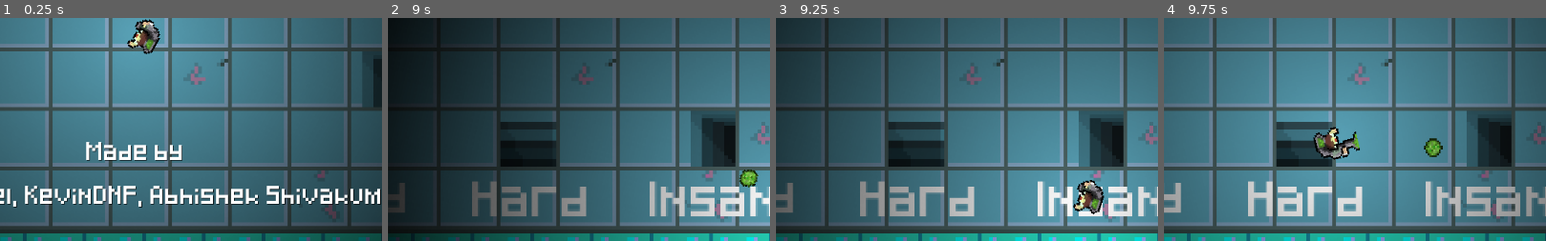
Above: before the commit, frames 1-4 (left to right).
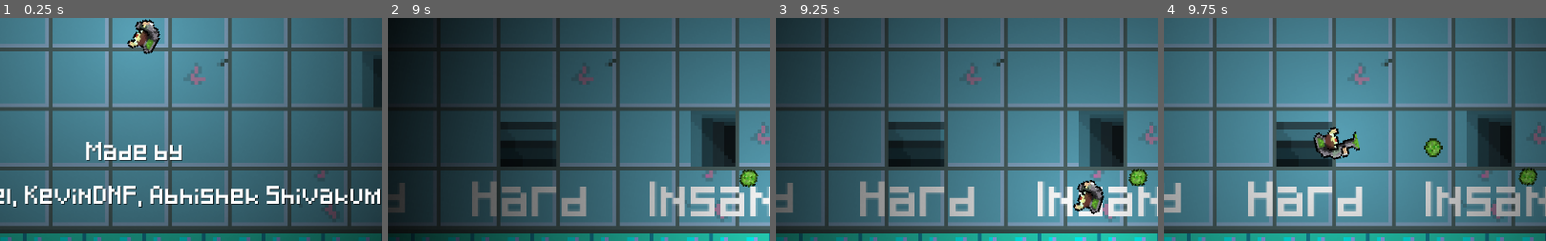
Above: after the commit, the same moments.

Repository: godofecht/Decomposition-Godofecht
Game: Godot game, scene res://MainScreen/MainScreen.tscn
The game is run twice, just before and just after one commit, with the same random seed, the same clock (stepped at 60 frames per second) and the same inputs.
Inputs (mouse positions are % of the whole screen's width and height, from its top left):
- Up to frame 1 (0.25 s): no input
- Up to frame 2 (9 s): tap Enter at 0.5 s; move the mouse to (72, 45) at 0.52 s; hold Right 0.53-1.28 s; right-click (72, 45) at 0.6 s; tap Space at 0.77, 1.52, 2, 3.02, 3.77, 4.52, 6.02, 6.77, 7.52 s; move the mouse to (30, 55) at 1.27 s; hold Down 1.28-2.03 s; tap S (KEY_DOWN) at 1.35 s; right-click (30, 55) at 1.55 s; move the mouse to (60, 28) at 2.02 s; hold Right 2.03-2.78 s; hold A (KEY_LEFT) 2.03-2.78 s; right-click (60, 28) at 2.3 s; move the mouse to (45, 70) at 2.77 s; hold Up 2.78-3.53 s; tap D (KEY_RIGHT) at 2.85 s; right-click (45, 70) at 3.05 s; move the mouse to (80, 65) at 3.52 s; hold W (KEY_UP) 3.53-4.28 s; hold Left 3.53-5.03 s; right-click (80, 65) at 3.8 s; move the mouse to (20, 35) at 4.27 s; click (20, 35) at 4.35 s; right-click (20, 35) at 4.55 s; move the mouse to (55, 50) at 5.02 s; hold Down 5.03-5.78 s; right-click (55, 50) at 5.1 s; move the mouse to (35, 25) at 5.77 s; hold Right 5.78-6.53 s; right-click (35, 25) at 5.85 s; move the mouse to (72, 45) at 6.52 s; hold Up 6.53-7.28 s; hold S (KEY_DOWN) 6.53-7.28 s; right-click (72, 45) at 6.8 s; move the mouse to (30, 55) at 7.27 s; hold Right 7.28-8.03 s; tap A (KEY_LEFT) at 7.35 s; right-click (30, 55) at 7.55 s; move the mouse to (60, 28) at 8.02 s; hold Down 8.03-8.78 s; hold D (KEY_RIGHT) 8.03-8.78 s; right-click (60, 28) at 8.3 s; move the mouse to (45, 70) at 8.77 s; hold Left from 8.78 s (still down); tap W (KEY_UP) at 8.85 s
- Up to frame 3 (9.25 s): keep holding Left; tap Space at 9.02 s; right-click (45, 70) at 9.05 s
- Up to frame 4 (9.75 s): move the mouse to (80, 65) at 9.52 s; release Left at 9.53 s; hold Up from 9.53 s (still down); click (80, 65) at 9.6 s
The pictures show only the part of the screen within x 32-82%, y 46-96%; the shares and areas given below are measured in that part.

Frames 1-2 are identical in both runs. In frame 3, 0.3% of the frame differs, in the area x 92-98%, y 67-76%; in frame 4, 0.3%.

Commit message:
changed absorber

Diff:
--- a/MainScreen/MainScreen.tscn
+++ b/MainScreen/MainScreen.tscn
@@ -525,6 +525,7 @@
 font_data = ExtResource( 6 )
 
 [node name="MainScreen" type="Node2D"]
+pause_mode = 2
 script = ExtResource( 7 )
 
 [node name="Map" type="Node2D" parent="."]
@@ -598,6 +599,7 @@
 }
 
 [node name="YSort - Entities" type="YSort" parent="."]
+pause_mode = 1
 
 [node name="Camera2D" type="Camera2D" parent="YSort - Entities"]
 position = Vector2( 206.079, 120.849 )
--- a/MenuItems/Transition/Transition.gd
+++ b/MenuItems/Transition/Transition.gd
@@ -9,6 +9,7 @@
 	t.interpolate_property(colorRect, "modulate:a", 0,1, fadeTime, Tween.TRANS_CUBIC, Tween.EASE_IN_OUT)
 	t.start()
 
+
 func fadeOut():
 	if (colorRect == null): return
 	t.interpolate_property(colorRect, "modulate:a",  1,0, fadeTime, Tween.TRANS_CUBIC, Tween.EASE_IN_OUT)
--- a/Player/Player.gd
+++ b/Player/Player.gd
@@ -167,11 +167,14 @@
 		OnSuctionStartSFX.play()
 		AnimationState.travel("Suction")
 		SuctionEmitter1.emitting = true
-		SuctionEmitter1.visible = true
+		SuctionEmitter1.modulate.a = 1
+		SuctionEmitter1.speed_scale = 1
 		SuctionEmitter2.emitting = true
-		SuctionEmitter2.visible = true
+		SuctionEmitter2.modulate.a = 1
+		SuctionEmitter2.speed_scale = 1
 		SuctionEmitter3.emitting = true
-		SuctionEmitter3.visible = true
+		SuctionEmitter3.modulate.a = 1
+		SuctionEmitter3.speed_scale = 1
 	AbsorbCollision.disabled = false
 
 func stopAbsorbing():
@@ -181,11 +184,14 @@
 	OnSuctionFinishSFX.play()
 	AbsorbCollision.disabled = true
 	SuctionEmitter1.emitting = false
-	SuctionEmitter1.visible = false
+	SuctionEmitter1.speed_scale = 10000
+	SuctionEmitter1.modulate.a = 0
 	SuctionEmitter2.emitting = false
-	SuctionEmitter2.visible = false
+	SuctionEmitter2.modulate.a = 0
+	SuctionEmitter2.speed_scale = 10000
 	SuctionEmitter3.emitting = false
-	SuctionEmitter3.visible = false
+	SuctionEmitter3.modulate.a = 0
+	SuctionEmitter3.speed_scale = 10000
 
 func move():
 	velocity = move_and_slide(velocity)
--- a/Player/Player.tscn
+++ b/Player/Player.tscn
@@ -110,9 +110,10 @@
 radius = 9.03929
 
 [sub_resource type="ConvexPolygonShape2D" id=14]
-points = PoolVector2Array( -10, 0, 10, 0, 0, -20 )
+points = PoolVector2Array( -10, 0, 10, 0, 0, -25 )
 
 [sub_resource type="Gradient" id=15]
+offsets = PoolRealArray( 0, 0 )
 colors = PoolColorArray( 0, 1, 0.0392157, 0, 0.0617676, 0.988281, 0.508729, 1 )
 
 [sub_resource type="OccluderPolygon2D" id=16]
@@ -154,7 +155,7 @@
 collision_mask = 32
 
 [node name="AbsorbCollision" type="CollisionShape2D" parent="AbsorbArea"]
-position = Vector2( -0.0462036, -39.293 )
+position = Vector2( 1.036, -58.2316 )
 rotation = -3.14159
 scale = Vector2( 2, 2 )
 shape = SubResource( 14 )
@@ -170,6 +171,7 @@
 direction = Vector2( 0, 0 )
 spread = 0.0
 gravity = Vector2( -25, 70 )
+scale_amount = 2.0
 color_ramp = SubResource( 15 )
 
 [node name="SuctionEmitter2" type="CPUParticles2D" parent="AbsorbArea"]
@@ -183,10 +185,11 @@
 direction = Vector2( 0, 0 )
 spread = 0.0
 gravity = Vector2( -25, 70 )
+scale_amount = 2.0
 color_ramp = SubResource( 15 )
 
 [node name="SuctionEmitter3" type="CPUParticles2D" parent="AbsorbArea"]
-position = Vector2( -6.02393, -56.148 )
+position = Vector2( -6.02393, -56.214 )
 rotation = -0.523599
 emitting = false
 amount = 10
@@ -196,6 +199,7 @@
 direction = Vector2( 0, 0 )
 spread = 0.0
 gravity = Vector2( -25, 70 )
+scale_amount = 2.0
 color_ramp = SubResource( 15 )
 
 [node name="Light2D" type="Light2D" parent="."]
